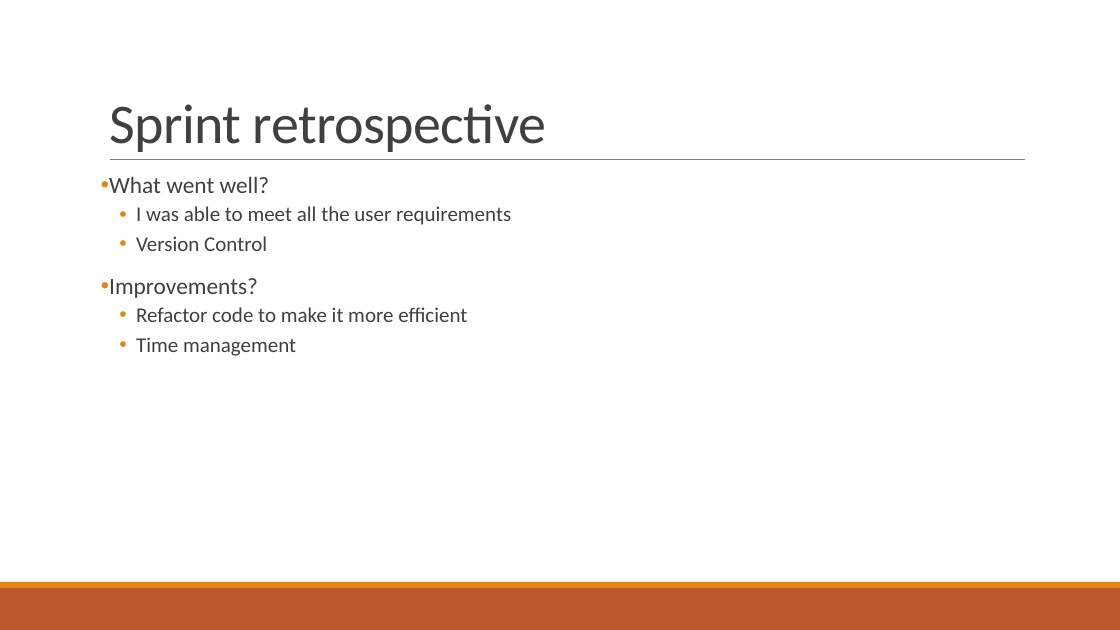
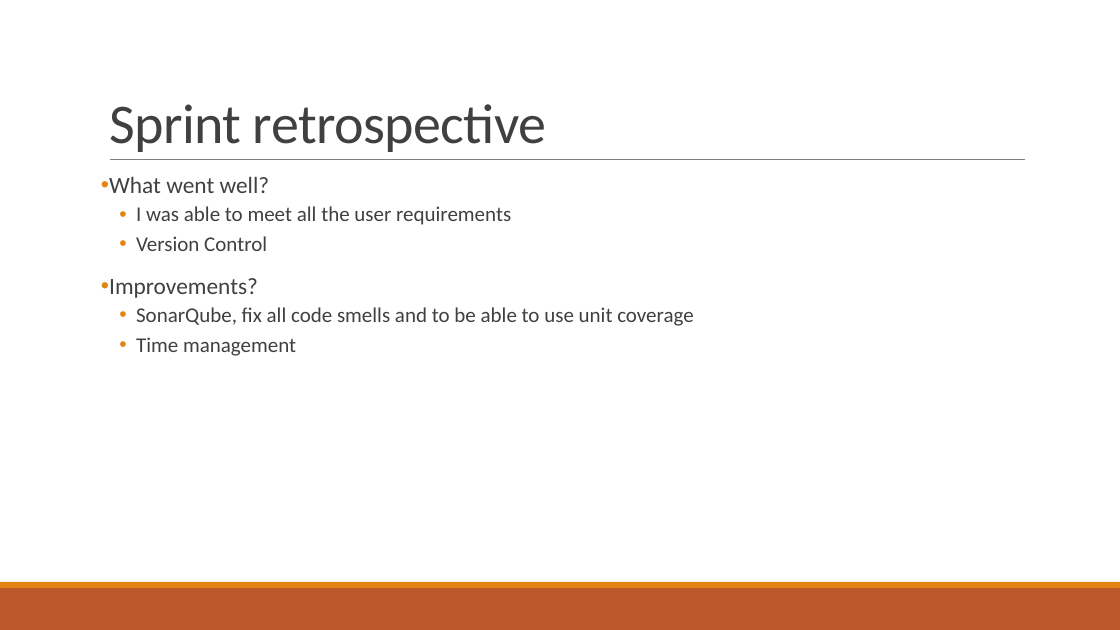
Before and after one commit to HaarismoghalQA/HobbyProject, a slide deck: slide 16 of Documentation/HobbyProject.pptx (slide 13 before the commit). Drawn at 1120x630 pixels with LibreOffice and Linux fonts; fonts in the diff are those of the drawing. Boxes give left, top, right and bottom in pixels: in the first picture for what was removed or moved away, otherwise in the second. Text is boxed around its words. In the diff, an @@ line names an element or a change of style, - is before the commit and + after.

```diff
--- a/Documentation/HobbyProject.pptx
+++ b/Documentation/HobbyProject.pptx
@@ text at (136,307,694,326): text changed @@
-  • Refactor code to make it more efficient
+  • SonarQube, fix all code smells and to be able to use unit coverage
```
Also in this commit, not shown: 6 other slides changed, 4 slides added, 1 slide removed, 8 other files.
